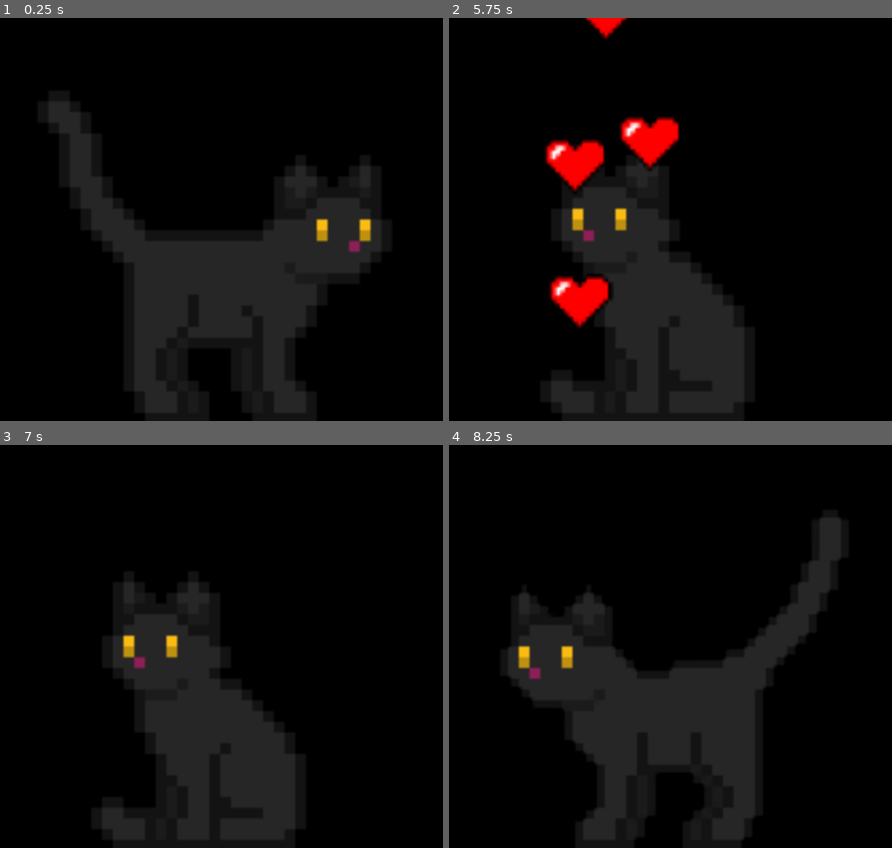
Above: before the commit, frames 1-4 (two rows, left to right).
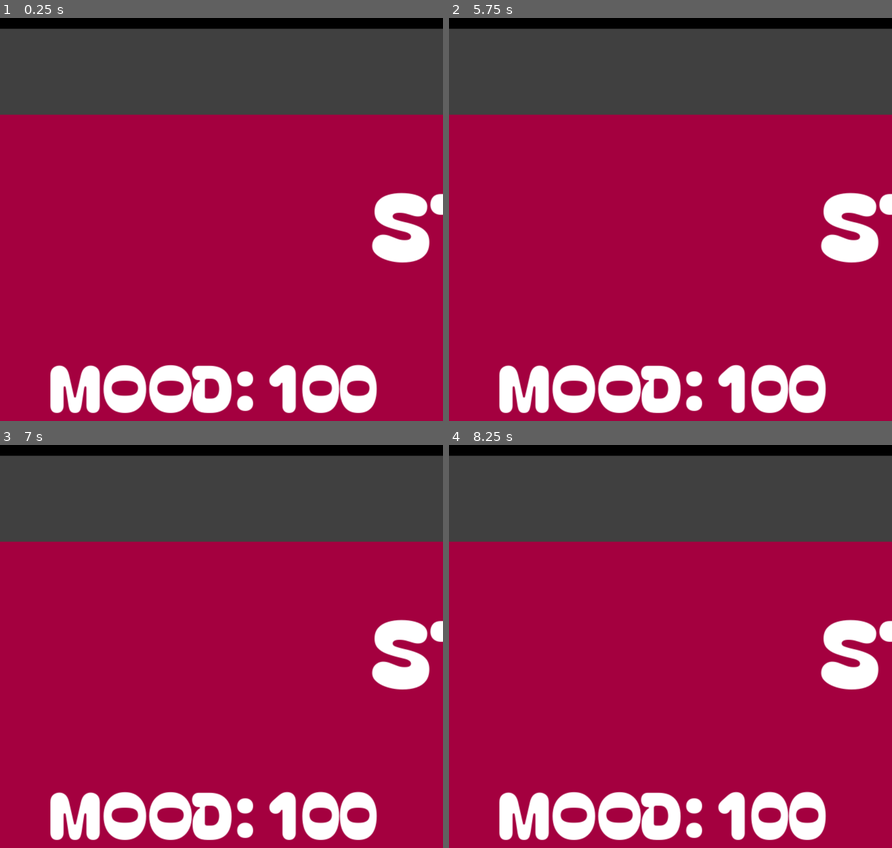
Above: after the commit, the same moments.

Repository: awesomesauce4646/virtual-pet
Game: Godot game, scene res://pet.tscn
The game is run twice, just before and just after one commit, with the same random seed, the same clock (stepped at 60 frames per second) and the same inputs.
Inputs (mouse positions are in pixels of both pictures, inside the frame that each line leads up to):
- Up to frame 1 (0.25 s): no input
- Up to frame 2 (5.75 s): tap Enter (startGame) at 0.5 s; drag from (652, 243) to (714, 130) at 0.52 s; drag from (581, 239) to (648, 300) at 1.27 s; move the mouse to (714, 130) at 2.02 s; hold Right 2.03-2.75 s; tap Alt at 2.1, 5.1 s; tap Up (jump) at 2.3, 3.6, 3.77, 4.07, 5.3 s; drag from (648, 300) to (537, 159) at 2.77 s; move the mouse to (803, 279) at 3.52 s; hold Left 3.53-4.25 s; drag from (537, 159) to (652, 243) at 4.27 s; move the mouse to (692, 219) at 5.02 s; hold Down from 5.03 s (still down); click (692, 219) at 5.17 s
- Up to frame 3 (7 s): release Down at 5.75 s; drag from (155, 545) to (132, 666) at 5.77 s; move the mouse to (318, 626) at 6.52 s; hold Right from 6.53 s (still down); tap Up (jump) at 6.6, 6.77 s
- Up to frame 4 (8.25 s): tap Up (jump) at 7.07 s; release Right at 7.25 s; drag from (581, 666) to (648, 727) at 7.27 s; move the mouse to (714, 557) at 8.02 s; hold Down from 8.03 s (still down); tap Alt at 8.1 s

The runs differ from the first frame. In frame 1, 97% of the frame differs, in the area x 0-100%, y 2-100%; in frame 2, 98%, in the area x 0-100%, y 0-100%; in frame 3, 97%; in frame 4, 97%.

Commit message:
jump + death sounds

Diff:
--- a/virtual-pet/pet.gd
+++ b/virtual-pet/pet.gd
@@ -58,7 +58,8 @@
 @onready var meowSound = $MeowSound
 @onready var meowTwoSound = $MeowTwoSound
 @onready var particles = $Particles
-@onready var windowText = $Window/Text
+@onready var windowTitle = $Window/Title
+@onready var windowSubtext = $Window/Subline
 @onready var aboutButton = $Window/Button
 @onready var pictureButton = $Window/Button2
 @onready var beanPic = $Window/BeanPicture
@@ -72,6 +73,9 @@
 @onready var statsWindow = $StatsWindow
 @onready var energyText = $StatsWindow/Energy
 @onready var hungerText = $StatsWindow/Hunger
+@onready var deathSound = $DeathSound
+@onready var jumpSound = $JumpSound
+
 
 func save_stats():
 	var config = ConfigFile.new()
@@ -142,6 +146,7 @@
 	obstacle.position.x = OBSTACLE_START_X
 	gameCat.position.y = CAT_GROUND_Y
 	gameCat.play("Death")
+	deathSound.play()
 
 func _on_menu_pressed(id):
 	if id == 0:
@@ -294,6 +299,7 @@
 		if not is_jumping and jump_cooldown_timer <= 0:
 			is_jumping = true
 			gameCat.play("Jump")
+			jumpSound.play()
 
 	var window_position = Vector2(DisplayServer.window_get_position())
 	var ground_y = taskbar_y - window_size.y
@@ -374,18 +380,22 @@
 
 
 func _on_button_pressed() -> void:
-	windowText.show()
+	windowTitle.hide()
 	beanPic.hide()
-	windowText.text = "Bean is our beloved robotics shop cat who used to be a stray on the property. The mentor took her in, and now she roams around as we build the robot!"
+	windowSubtext.show()
+	windowSubtext.text = "Bean is our beloved robotics shop cat who used to be a stray on the property. The mentor took her in, and now she roams around as we build the robot!"
 
 
 func _on_button_2_pressed() -> void:
 	beanPic.show()
-	windowText.hide()
+	windowTitle.hide()
+	windowSubtext.hide()
 
 
 func _on_button_3_pressed() -> void:
 	beanPic.hide()
-	windowText.show()
-	windowText.text = "Thanks for using BeanPet!
+	windowTitle.show()
+	windowSubtext.show()
+	windowTitle.text = "Thanks for using BeanPet!"
+	windowSubtext.text = "
 Bean is the name of the cat you see running around on your screen."
--- a/virtual-pet/pet.tscn
+++ b/virtual-pet/pet.tscn
@@ -13,6 +13,9 @@
 [ext_resource type="Texture2D" uid="uid://l8tevb0nh7rx" path="res://sprites/bean.jpg" id="9_621w0"]
 [ext_resource type="AudioStream" uid="uid://b48p1yg1mws3h" path="res://sounds/meow-1.mp3" id="9_w32yi"]
 [ext_resource type="Texture2D" uid="uid://bnft2brfb7kgx" path="res://sprites/benbushnell-pixel-heart-2779422.png" id="10_us1xf"]
+[ext_resource type="Texture2D" uid="uid://b708usyowrlvt" path="res://sprites/Cat-Paw-Print-Clipart-white.png" id="14_11scu"]
+[ext_resource type="AudioStream" uid="uid://mjlkh4aud1fd" path="res://sounds/die.wav" id="14_dkavk"]
+[ext_resource type="AudioStream" uid="uid://7lv8jpgywhdk" path="res://sounds/jump.wav" id="15_11scu"]
 
 [sub_resource type="AtlasTexture" id="AtlasTexture_01l5c"]
 atlas = ExtResource("2_6e2du")
@@ -587,6 +590,7 @@
 oversampling_override = 1.0
 position = Vector2i(0, 36)
 size = Vector2i(425, 325)
+visible = false
 unresizable = true
 always_on_top = true
 minimize_disabled = true
@@ -599,16 +603,27 @@
 offset_bottom = 414.0
 color = Color(0.16862746, 0.16862746, 0.16862746, 1)
 
-[node name="Text" type="RichTextLabel" parent="Window" unique_id=186010161]
-offset_left = 44.0
-offset_top = 17.0
-offset_right = 380.0
-offset_bottom = 227.0
+[node name="Title" type="RichTextLabel" parent="Window" unique_id=186010161]
+offset_left = -46.0
+offset_top = -46.0
+offset_right = 470.0
+offset_bottom = 164.0
+theme_override_fonts/normal_font = ExtResource("8_x5jns")
+theme_override_font_sizes/normal_font_size = 30
+text = "Thanks for using BeanPet!
+"
+horizontal_alignment = 1
+vertical_alignment = 1
+
+[node name="Subline" type="RichTextLabel" parent="Window" unique_id=1809948816]
+offset_left = 8.0
+offset_top = 34.0
+offset_right = 418.0
+offset_bottom = 199.0
 theme_override_fonts/normal_font = ExtResource("8_x5jns")
 theme_override_font_sizes/normal_font_size = 22
-text = "Thanks for using BeanPet!
-Bean is the name of the cat you see running around on your screen.
-"
+text = "
+Bean is the name of the cat you see running around on your screen."
 horizontal_alignment = 1
 vertical_alignment = 1
 
@@ -622,12 +637,20 @@
 theme_override_styles/normal = SubResource("StyleBoxFlat_11scu")
 text = "ABOUT BEAN"
 
-[node name="BeanPicture" type="TextureRect" parent="Window" unique_id=1671559546]
+[node name="BeanPicture" type="ColorRect" parent="Window" unique_id=1380290244]
 visible = false
-offset_left = 61.0
-offset_top = 29.0
-offset_right = 332.0
-offset_bottom = 214.0
+offset_left = 67.0
+offset_top = 19.0
+offset_right = 361.0
+offset_bottom = 223.0
+color = Color(0.5479769, 0, 0.1196455, 1)
+
+[node name="BeanPicture" type="TextureRect" parent="Window/BeanPicture" unique_id=1671559546]
+layout_mode = 0
+offset_left = 11.0
+offset_top = 10.0
+offset_right = 282.0
+offset_bottom = 195.0
 texture = ExtResource("9_621w0")
 expand_mode = 1
 
@@ -677,7 +700,7 @@
 maximize_disabled = true
 
 [node name="ColorRect" type="ColorRect" parent="GameWindow" unique_id=834745518]
-offset_right = 499.0
+offset_right = 638.0
 offset_bottom = 499.0
 color = Color(0.6182063, 0, 0.10429338, 1)
 
@@ -768,29 +791,39 @@
 oversampling_override = 1.0
 position = Vector2i(0, 36)
 size = Vector2i(400, 300)
-visible = false
 unresizable = true
 always_on_top = true
 minimize_disabled = true
 maximize_disabled = true
 
 [node name="ColorRect" type="ColorRect" parent="StatsWindow" unique_id=1692056141]
-offset_left = -15.0
+offset_left = -51.0
 offset_top = -24.0
 offset_right = 416.0
-offset_bottom = 332.0
+offset_bottom = 349.0
 color = Color(0.6438666, 0, 0.2463327, 1)
 
 [node name="Title" type="RichTextLabel" parent="StatsWindow" unique_id=1737461089]
-offset_left = 131.0
-offset_top = 3.0
-offset_right = 270.0
-offset_bottom = 65.0
+offset_left = 65.0
+offset_top = 9.0
+offset_right = 318.0
+offset_bottom = 71.0
 theme_override_fonts/normal_font = ExtResource("8_x5jns")
 theme_override_font_sizes/normal_font_size = 35
 text = "STATS"
 horizontal_alignment = 1
 vertical_alignment = 1
+
+[node name="CatPawPrintClipartWhite" type="TextureRect" parent="StatsWindow/Title" unique_id=214348823]
+layout_mode = 0
+offset_left = 199.0
+offset_top = 2.9999948
+offset_right = 231.0
+offset_bottom = 34.999992
+rotation = 0.25845096
+scale = Vector2(1.4571607, 1.4634434)
+texture = ExtResource("14_11scu")
+expand_mode = 1
 
 [node name="Happiness" type="RichTextLabel" parent="StatsWindow" unique_id=1030407903]
 offset_left = 18.0
@@ -822,6 +855,12 @@
 text = "HUNGER:"
 vertical_alignment = 1
 
+[node name="DeathSound" type="AudioStreamPlayer2D" parent="." unique_id=143689771]
+stream = ExtResource("14_dkavk")
+
+[node name="JumpSound" type="AudioStreamPlayer2D" parent="." unique_id=1062975986]
+stream = ExtResource("15_11scu")
+
 [connection signal="pressed" from="Window/Button" to="." method="_on_button_pressed"]
 [connection signal="pressed" from="Window/Button2" to="." method="_on_button_2_pressed"]
 [connection signal="pressed" from="Window/Button3" to="." method="_on_button_3_pressed"]
Not shown, added: virtual-pet/sounds/die.wav.import
Not shown, added: virtual-pet/sounds/jump.wav.import
Binary file added: virtual-pet/sprites/Cat-Paw-Print-Clipart-white.png
Not shown, added: virtual-pet/sprites/Cat-Paw-Print-Clipart-white.png.import
Not shown, added: virtual-pet/sounds/die.wav
Not shown, added: virtual-pet/sounds/jump.wav
